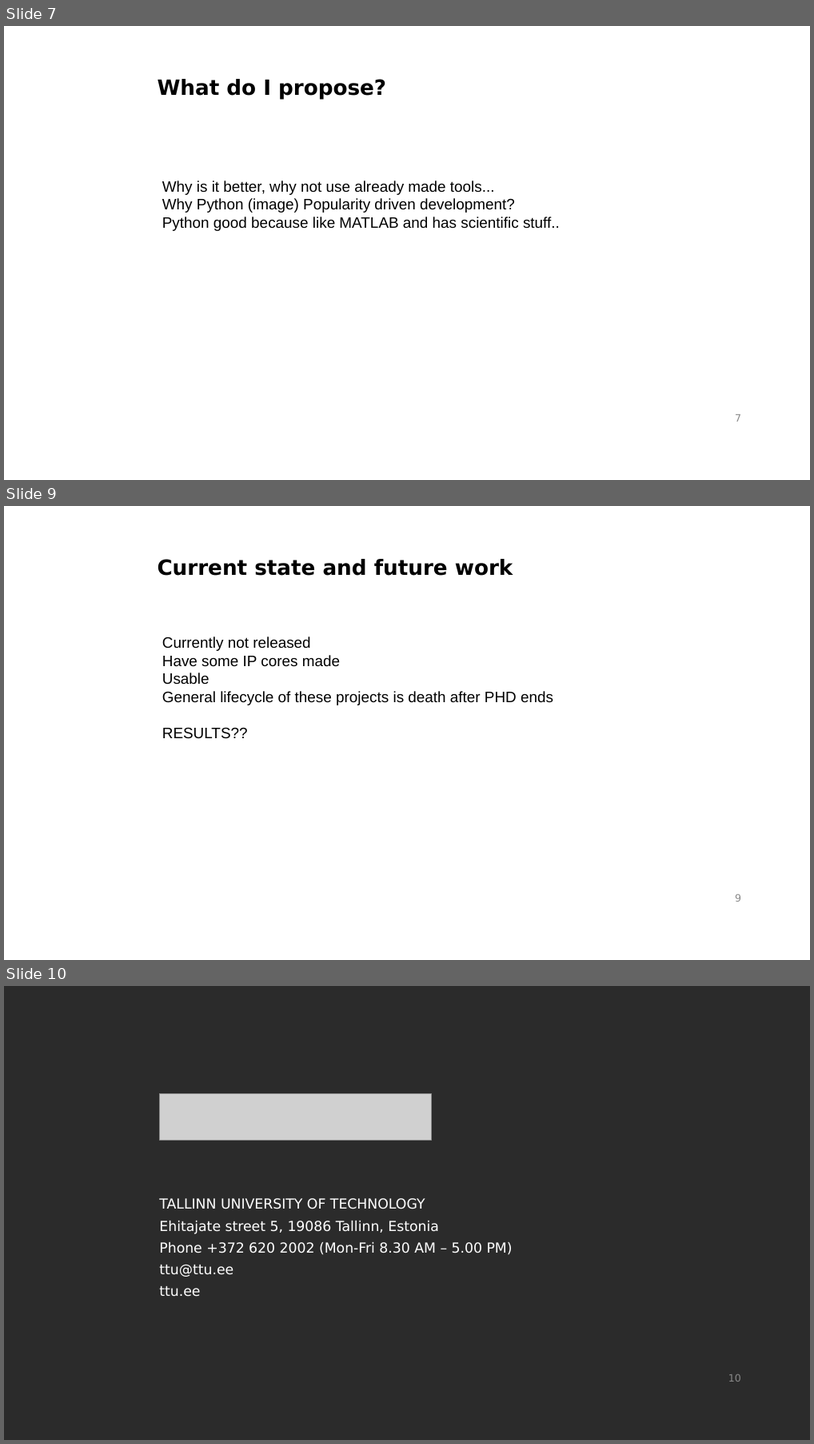
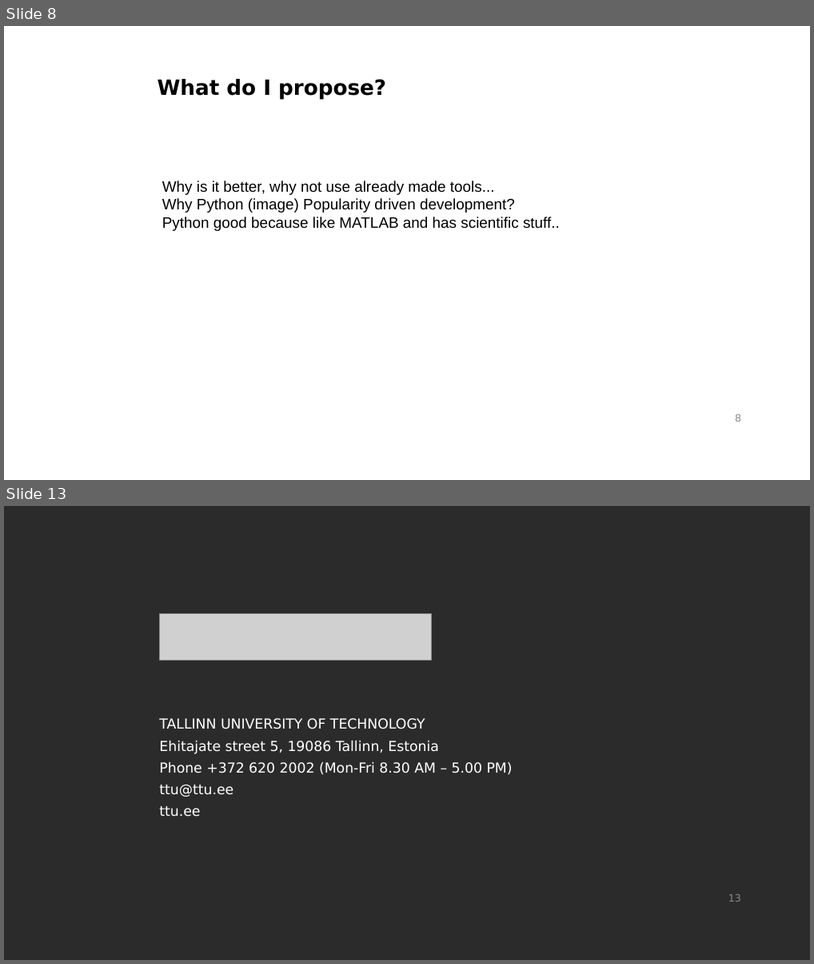
Before and after one commit to gasparka/thesis, a slide deck: presentation.odp. Shown one above the other, each under a label of ours: slides 7, 9 and 10 before the commit, slides 8 and 13 after it; the slides between them are not shown. The pictures are 814x1444 and 814x964 pixels, drawn with LibreOffice and Linux fonts; fonts in the diff are those of the drawing; grey boxes stand for pictures; background and template pictures are left out; a plain dark background stands for a picture behind light text. Boxes give left, top, right and bottom in pixels: in the first picture for what was removed or moved away, otherwise in the second. Text is boxed around its words. In the diff, an @@ line names an element or a change of style, - is before the commit and + after.

```diff
--- a/presentation.odp
+++ b/presentation.odp
@@ slide 9 removed at <box>4,506,810,960</box>, background #FFFFFF; not listed: 1 template element that a slide beside it also shows @@
@@ text removed at <box>158,559,514,576</box> @@
-Current state and future work
@@ text removed at <box>162,636,554,739</box> @@
-Currently not released
-Have some IP cores made
-Usable
-General lifecycle of these projects is death after PHD ends
-RESULTS??
@@ what was slide 7 is now slide 8 @@
@@ page number at <box>735,414,742,421</box>: text changed @@
-7
+8
@@ what was slide 10 is now slide 13 @@
@@ page number at <box>729,894,742,901</box>: text changed @@
-10
+13
```
Also in this commit, not shown: 3 slides changed, 5 slides added, 1 other slide removed.
